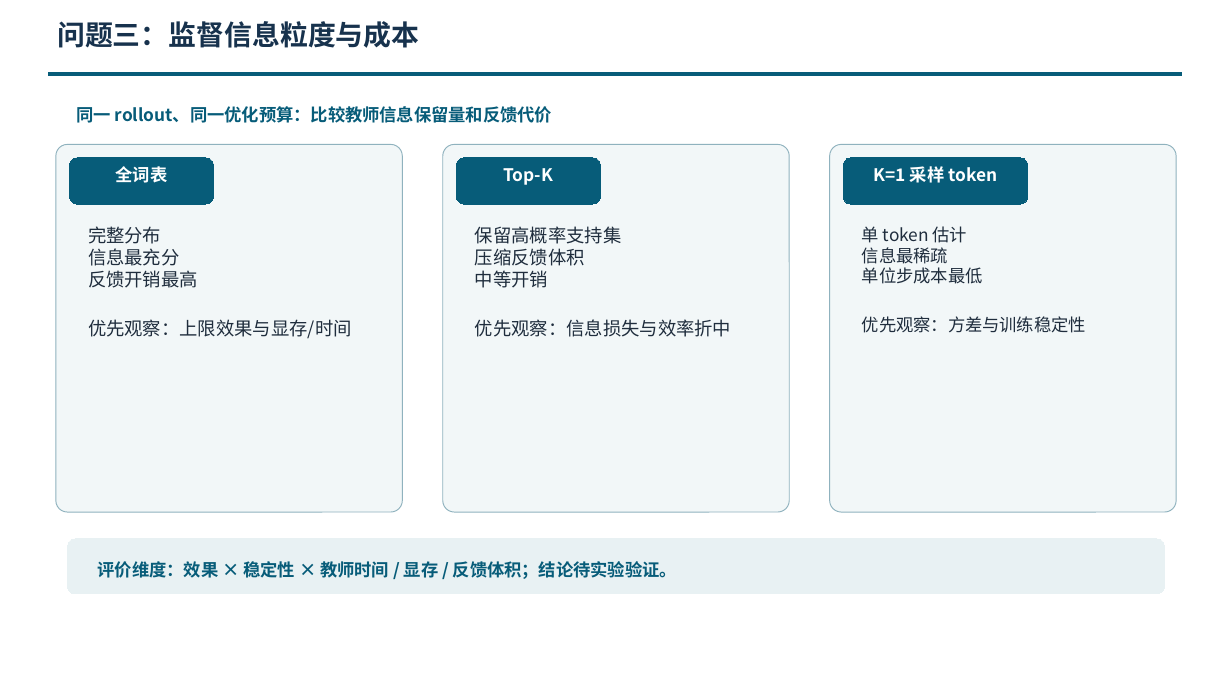
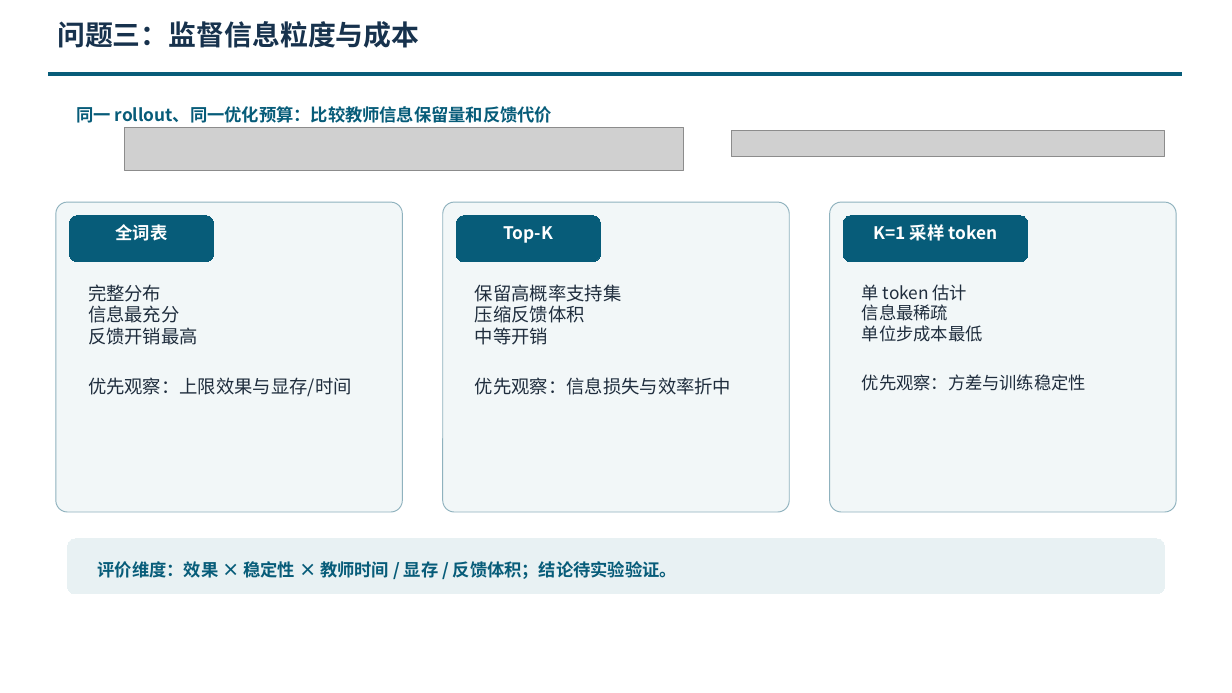
Before and after one commit to ziqizhang200/on-policy-distill-comparation, a slide deck: slide 7 of Papers/output/presentation/开题答辩PPT-在线策略蒸馏-20260927.pptx. Drawn at 1232x693 pixels with LibreOffice and Linux fonts; fonts in the diff are those of the drawing; grey boxes stand for pictures; background and template pictures are left out. Boxes give left, top, right and bottom in pixels: in the first picture for what was removed or moved away, otherwise in the second. Text is boxed around its words. In the diff, an @@ line names an element or a change of style, - is before the commit and + after.

```diff
--- a/Papers/output/presentation/开题答辩PPT-在线策略蒸馏-20260927.pptx
+++ b/Papers/output/presentation/开题答辩PPT-在线策略蒸馏-20260927.pptx
@@ picture added at (125, 128, 684, 171) @@
@@ picture added at (732, 130, 1165, 157) @@
@@ rounded rectangle: place and size @@
-rounded rectangle at (55, 144, 402, 512)
+rounded rectangle at (55, 202, 402, 512)
@@ rounded rectangle: place and size @@
-rounded rectangle at (443, 144, 789, 512)
+rounded rectangle at (443, 202, 789, 512)
@@ proportions changed in 3 elements at (55, 202, 402, 512), (443, 202, 789, 512), (830, 202, 1177, 512) @@
@@ rounded rectangle: place and size @@
-rounded rectangle at (830, 144, 1177, 512)
+rounded rectangle at (830, 202, 1177, 512)
@@ 3 rounded rectangles: place and size @@
-3 rounded rectangles at (69, 158, 1028, 204)
+3 rounded rectangles at (69, 215, 1028, 262)
@@ text "完整分布": place and size @@
-text "完整分布" at (88, 226, 352, 339)
+text "完整分布" at (88, 284, 352, 397)
@@ text "保留高概率支持集": place and size @@
-text "保留高概率支持集" at (475, 226, 731, 337)
+text "保留高概率支持集" at (475, 284, 731, 395)
@@ text "单 token 估计": place and size @@
-text "单 token 估计" at (862, 226, 1086, 333)
+text "单 token 估计" at (862, 284, 1086, 391)
```
Also in this commit, not shown: 2 other slides changed.
